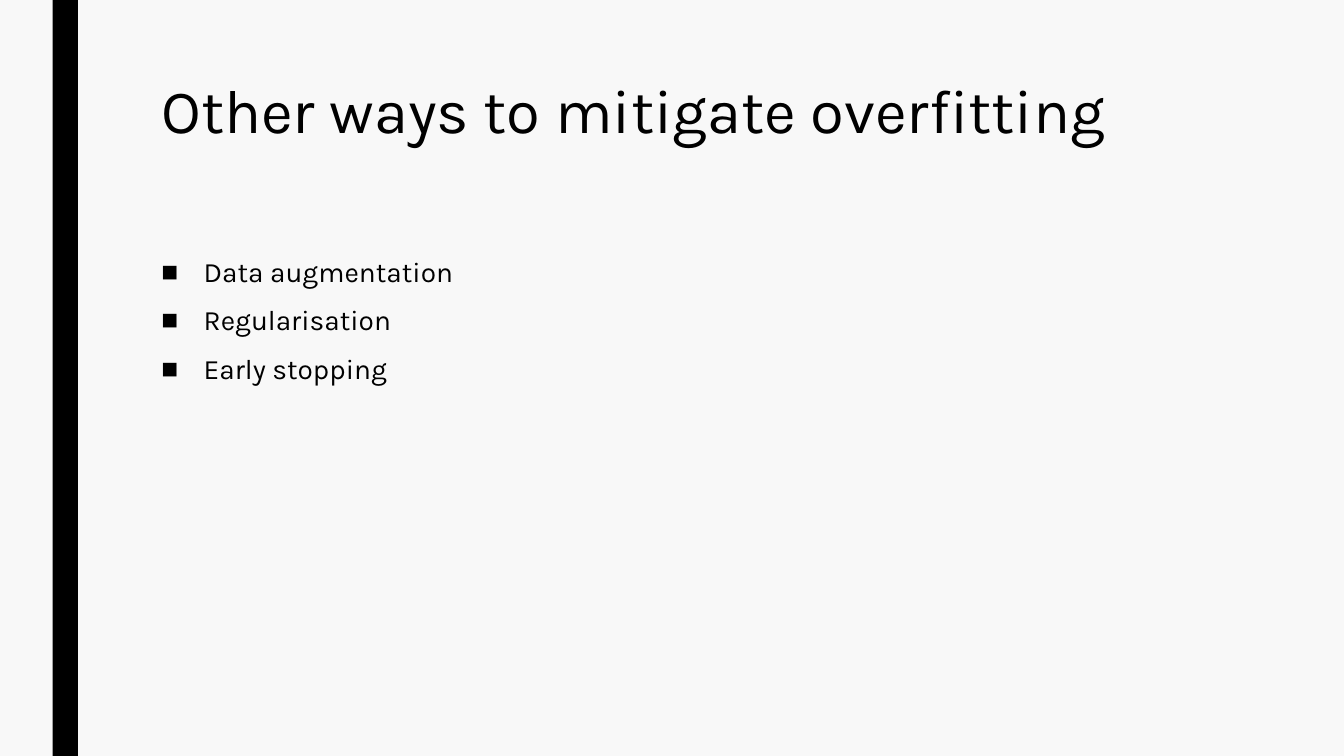
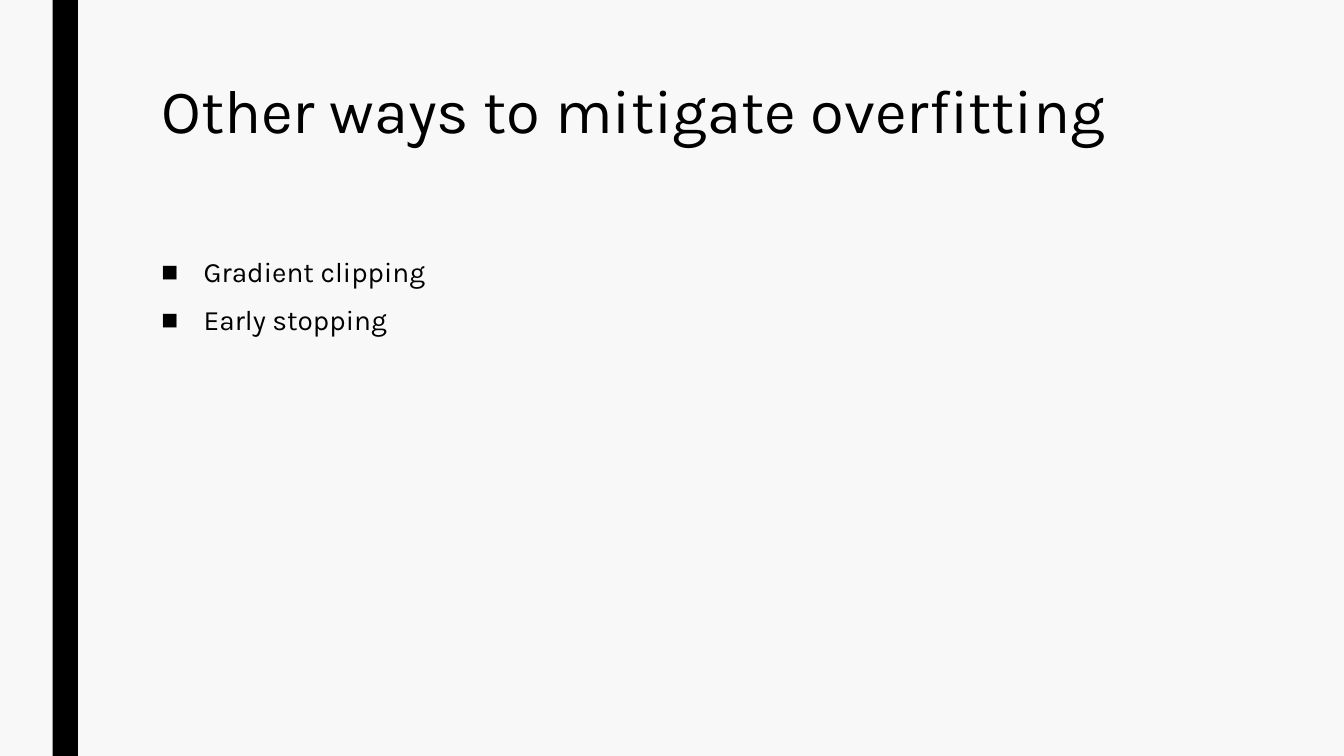
Before and after one commit to amjvl-git/csip-5103-coursework-2025-miloshkii, a slide deck: slide 16 of P2963116/P2963116_ppt.pptx (slide 12 before the commit). Drawn at 1344x756 pixels with LibreOffice and Linux fonts; fonts in the diff are those of the drawing. Boxes give left, top, right and bottom in pixels: in the first picture for what was removed or moved away, otherwise in the second. Text is boxed around its words. In the diff, an @@ line names an element or a change of style, - is before the commit and + after.

Commit message:
Finished Powerpoint

```diff
--- a/P2963116/P2963116_ppt.pptx
+++ b/P2963116/P2963116_ppt.pptx
@@ text at <box>204,262,425,289</box>: text changed @@
-■ Data augmentation
-■ Regularisation
+■ Gradient clipping
```
Also in this commit, not shown: 3 other slides changed, 5 slides added, 1 slide removed.
